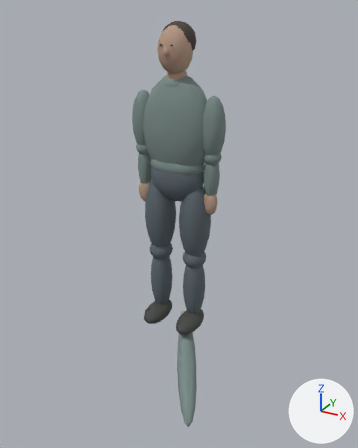
One commit to the glTF model public/assets/people/resident.glb: the scene before it, then after it.
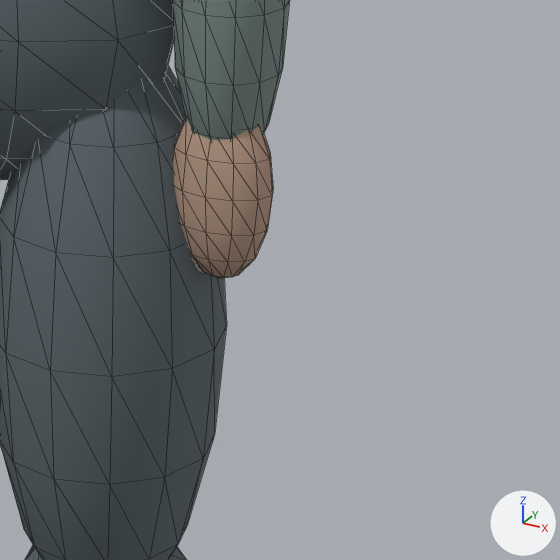
The first picture shows the older version from a camera (50 mm lens) standing at (1.264, -2.281, 1.813) and looking at (0.104, -0.172, 0.758). The close-ups show the older and then the newer version on the part from 50% to 72% of the width and 39% to 56% of the height of that picture. Only the edits that show in the close-ups are written down. Lighting does not change. The marker at lower right points along +X, +Y and +Z. The close-ups show mesh edges as thin lines. Where no turn or scale is listed for an object, it has been applied to the vertices.

In view in the first close-up: 'hips', 'right_forearm', 'right_hand', 'right_thigh' and 1 more.
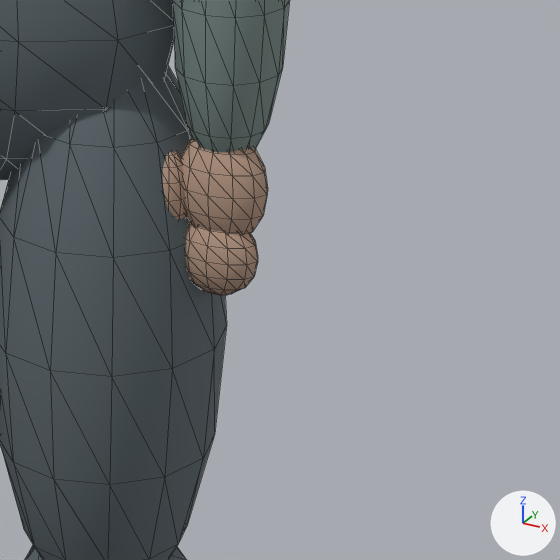
Boxes [x1, y1, x2, y2] around the edits, measured in the close-ups (560 x 560 px):
'right_hand', rescaled (13% narrower, 39% shorter): before [173, 119, 273, 278]; after [181, 139, 268, 235]
'right_hand_fingers', added (beige): after [185, 223, 258, 295]
'right_hand_thumb', added (beige): after [163, 151, 186, 220]

What the commit changed:
Mesh me_sphere_029 is new.
It is a UV sphere (12 segments, 8 rings, poles along z) spanning x -0.018..0.018, y -0.019..0.019, z -0.034..0.034.
It uses material mat_resident_skin (beige #b89985).
Mesh me_sphere_028 is new.
It is a UV sphere (12 segments, 8 rings, poles along z) spanning x -0.033..0.033, y -0.019..0.019, z -0.032..0.032.
It uses material mat_resident_skin (beige #b89985).
Object 'right_hand' (ob_right_hand) is rescaled from (0.041, 0.027, 0.073) to (0.037, 0.023, 0.044).
Object 'right_hand_thumb' (ob_right_hand_thumb) is new; it shows me_sphere_029.
Its location is (0.169, -0.02, 0.837).
Object 'right_hand_fingers' (ob_right_hand_fingers) is new; it shows me_sphere_028.
Its location is (0.207, -0.012, 0.793).
